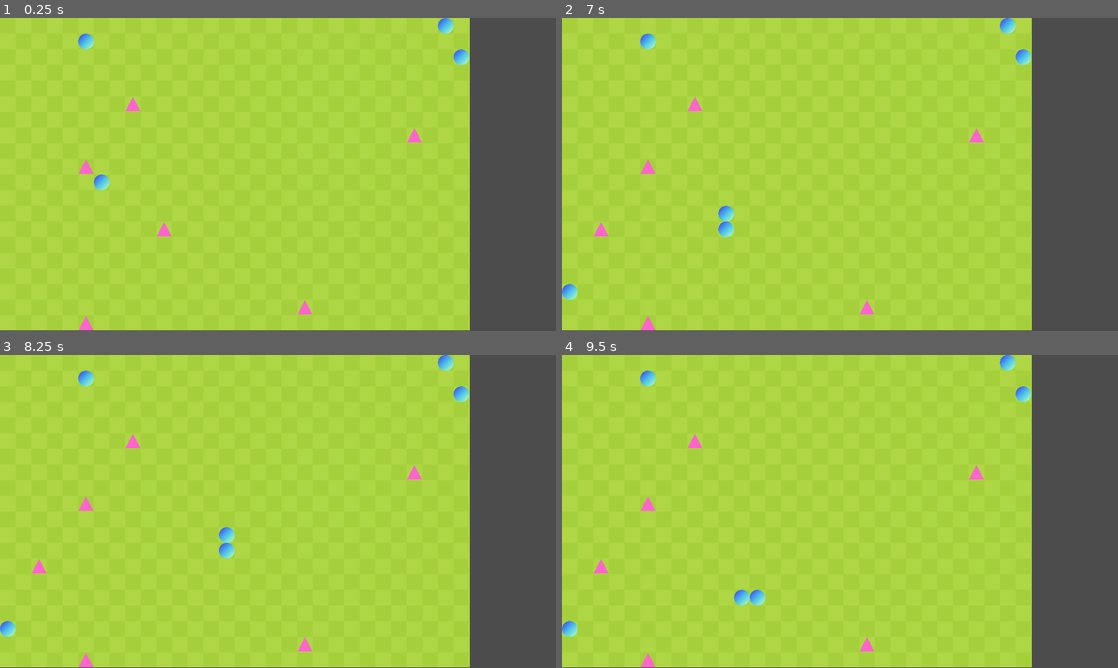
Above: before the commit, frames 1-4 (two rows, left to right).
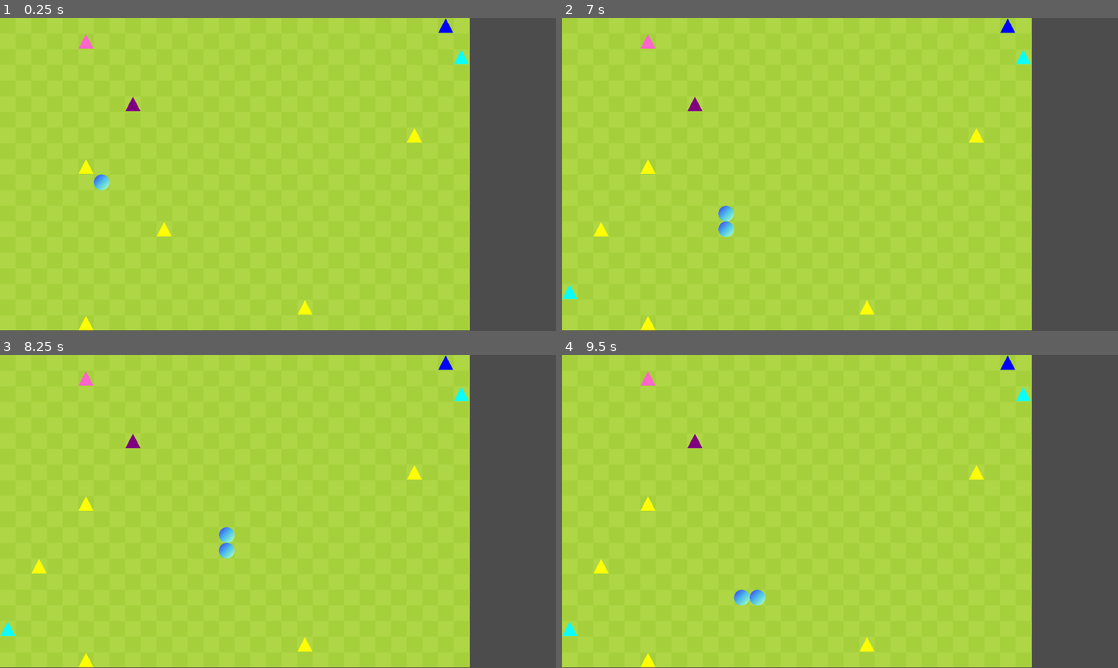
Above: after the commit, the same moments.

Repository: JennyTieu/SlimeArmy
Game: Godot game, scene res://Main.tscn
Same seed, same stepped clock (60 frames per second), same inputs: the game is played once before the commit and once after it.
Inputs:
- Up to frame 1 (0.25 s): no input
- Up to frame 2 (7 s): hold Right (ui_right) 0.53-1.28 s; hold Down (ui_down) 1.28-2.03 s; hold Right (ui_right) 2.03-2.78 s; hold Up (ui_up) 2.78-3.53 s; hold Left (ui_left) 3.53-5.03 s; hold Down (ui_down) 5.03-5.78 s; hold Right (ui_right) 5.78-6.53 s; hold Up (ui_up) from 6.53 s (still down)
- Up to frame 3 (8.25 s): release Up (ui_up) at 7.28 s; hold Right (ui_right) 7.28-8.03 s; hold Down (ui_down) from 8.03 s (still down)
- Up to frame 4 (9.5 s): release Down (ui_down) at 8.78 s; hold Left (ui_left) from 8.78 s (still down)

The runs differ from the first frame. In frame 1, 0.8% of the frame differs, in the area x 14-85%, y 0-100%; in frame 2, 0.9%, in the area x 0-85%, y 0-100%; in frame 3, 0.9%; in frame 4, 0.9%.

Commit message:
Update Main.gd

Diff:
--- a/SlimeArmy/Main.gd
+++ b/SlimeArmy/Main.gd
@@ -117,7 +117,7 @@
 func init_plant():
 	for i in range (10):
 		plant_pos.append(place_plant())
-		var x = rand_range(3,5) #range: const der tiles
+		var x = rand_range(4,10) #range: const der tiles
 		plant_pic.append(x)
 
 
